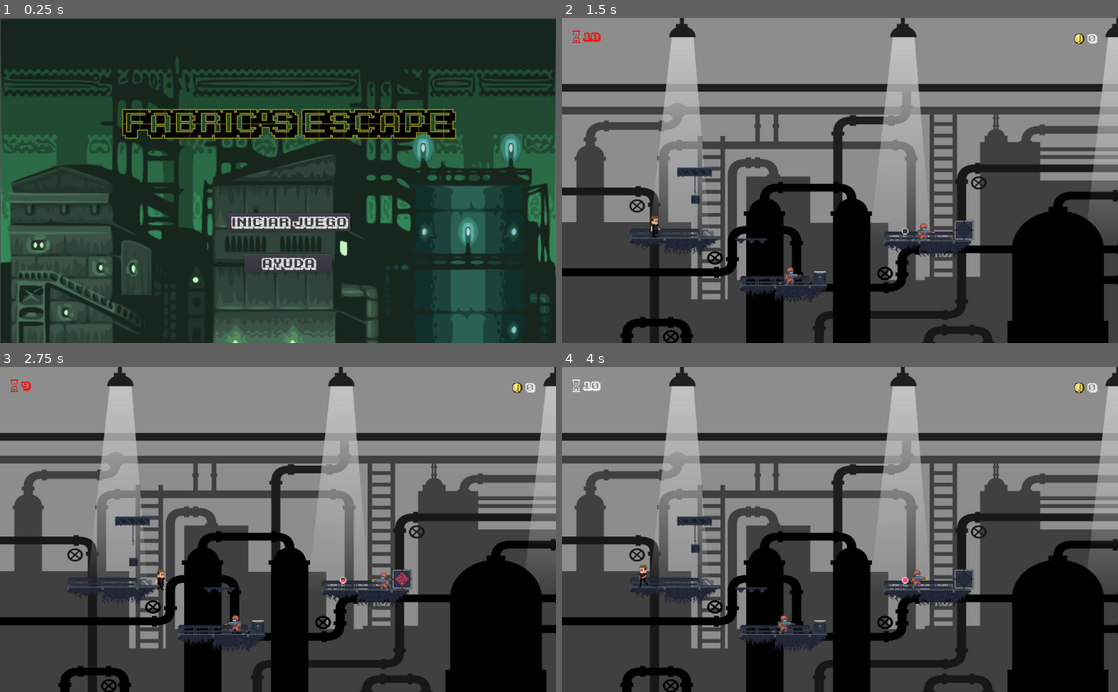
Above: before the commit, frames 1-4 (two rows, left to right).
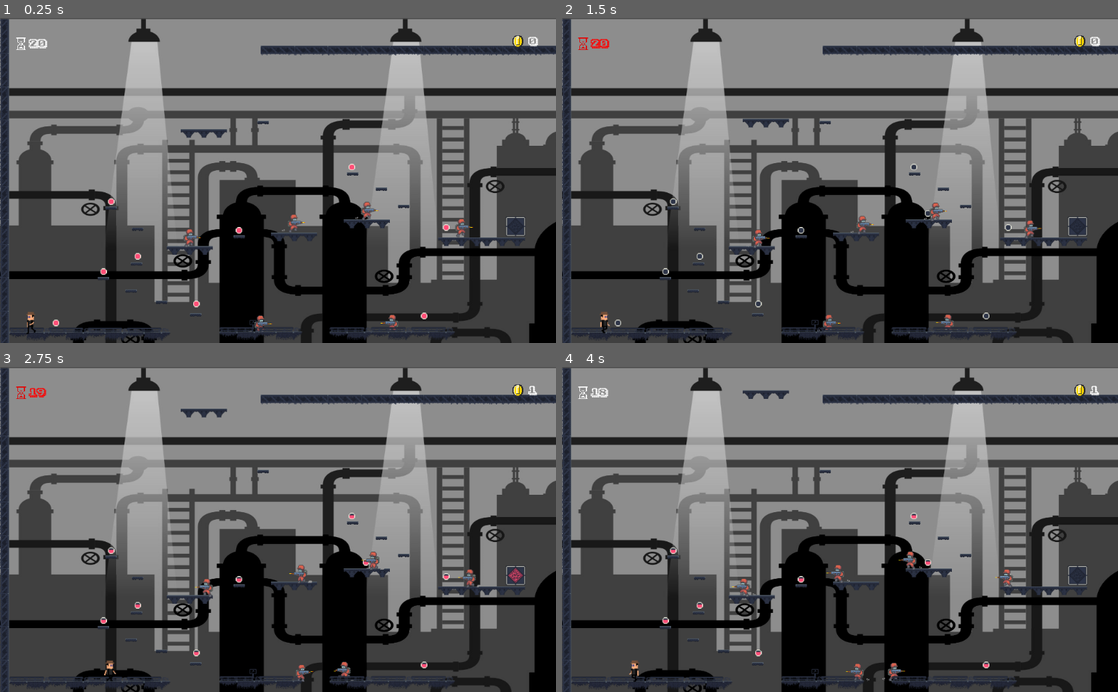
Above: after the commit, the same moments.

Repository: sennedjem/-unq-ipv-minion3
Game: Godot game, scene res://Niveles/TercerNivel.tscn
The game is run twice, just before and just after one commit, with the same random seed, the same clock (stepped at 60 frames per second) and the same inputs. Before the commit the project starts from res://Resources/EscenaInicial.tscn. Sound files missing from this copy of the repository are replaced by a short silence.
Inputs (mouse positions are in pixels of both pictures, inside the frame that each line leads up to):
- Up to frame 1 (0.25 s): no input
- Up to frame 2 (1.5 s): click (851, 222) at 0.5 s, where only the run before the commit has a clickable "Iniciar juego"; tap Enter (ui_accept) at 1.25, 1.35 s; hold Right (ui_right) from 1.28 s (still down)
- Up to frame 3 (2.75 s): keep holding Right (ui_right); tap Enter (ui_accept) at 1.52, 1.82, 2.1, 2.27, 2.57 s
- Up to frame 4 (4 s): release Right (ui_right) at 2.78 s; hold Left (ui_left) 2.78-3.5 s; tap Enter (ui_accept) at 2.85 s; click (828, 604) at 3.5 s, where only the run before the commit has a clickable "Reiniciar nivel"

The runs differ from the first frame. In frame 1, 89% of the frame differs, in the area x 0-100%, y 0-100%; in frame 2, 52%; in frame 3, 52%; in frame 4, 52%.

Commit message:
Plataforma movible y enemigos ultimo nivel

Diff:
--- a/Niveles/TercerNivel.tscn
+++ b/Niveles/TercerNivel.tscn
@@ -17,6 +17,8 @@
 [ext_resource path="res://Texturas/clock4.png" type="Texture" id=15]
 [ext_resource path="res://Texturas/coin.png" type="Texture" id=16]
 [ext_resource path="res://Texturas/output-onlinepngtools.png" type="Texture" id=17]
+[ext_resource path="res://Resources/EnemigoRojo.tscn" type="PackedScene" id=18]
+[ext_resource path="res://Resources/MovingPlatform.tscn" type="PackedScene" id=19]
 
 [sub_resource type="DynamicFontData" id=1]
 font_path = "res://fonts/font.ttf"
@@ -31,6 +33,11 @@
 [node name="Nivel 3" type="Node2D"]
 script = ExtResource( 14 )
 
+[node name="MovingPlatform" parent="." instance=ExtResource( 19 )]
+position = Vector2( 375.05, 212.952 )
+move_to = Vector2( 0, -163 )
+speed = 1.0
+
 [node name="Monedas" type="Node2D" parent="."]
 
 [node name="Coin" parent="Monedas" instance=ExtResource( 2 )]
@@ -124,6 +131,12 @@
 
 [node name="Piso" type="Node2D" parent="."]
 
+[node name="EnemigoRojo3" parent="Piso" instance=ExtResource( 18 )]
+position = Vector2( 479.488, 568.172 )
+
+[node name="EnemigoRojo5" parent="Piso" instance=ExtResource( 18 )]
+position = Vector2( 721.33, 566.721 )
+
 [node name="plataforma1" type="Sprite" parent="Piso"]
 position = Vector2( 57.3781, 579.758 )
 texture = ExtResource( 9 )
@@ -324,9 +337,9 @@
 [node name="Plataformita" type="Sprite" parent="Plataformas flotantes"]
 position = Vector2( 349.01, 429.495 )
 texture = ExtResource( 10 )
-__meta__ = {
-"_edit_group_": true
-}
+
+[node name="EnemigoRojo1" parent="Plataformas flotantes/Plataformita" instance=ExtResource( 18 )]
+position = Vector2( 0, -20.9763 )
 
 [node name="StaticBody2D" type="StaticBody2D" parent="Plataformas flotantes/Plataformita"]
 
@@ -336,9 +349,9 @@
 [node name="Plataformita2" type="Sprite" parent="Plataformas flotantes"]
 position = Vector2( 541.857, 404.489 )
 texture = ExtResource( 10 )
-__meta__ = {
-"_edit_group_": true
-}
+
+[node name="EnemigoRojo4" parent="Plataformas flotantes/Plataformita2" instance=ExtResource( 18 )]
+position = Vector2( -1.1225, -23.0105 )
 
 [node name="StaticBody2D" type="StaticBody2D" parent="Plataformas flotantes/Plataformita2"]
 
@@ -348,9 +361,9 @@
 [node name="Plataformita3" type="Sprite" parent="Plataformas flotantes"]
 position = Vector2( 675.693, 379.997 )
 texture = ExtResource( 10 )
-__meta__ = {
-"_edit_group_": true
-}
+
+[node name="EnemigoRojo2" parent="Plataformas flotantes/Plataformita3" instance=ExtResource( 18 )]
+position = Vector2( 0, -21.3268 )
 
 [node name="StaticBody2D" type="StaticBody2D" parent="Plataformas flotantes/Plataformita3"]
 
@@ -360,17 +373,19 @@
 [node name="Plataformita4" type="Sprite" parent="Plataformas flotantes"]
 position = Vector2( 849.641, 412.524 )
 texture = ExtResource( 10 )
-__meta__ = {
-"_edit_group_": true
-}
+
+[node name="EnemigoRojo6" parent="Plataformas flotantes/Plataformita4" instance=ExtResource( 18 )]
+position = Vector2( 0, -23 )
 
 [node name="StaticBody2D" type="StaticBody2D" parent="Plataformas flotantes/Plataformita4"]
 
 [node name="CollisionPolygon2D" type="CollisionPolygon2D" parent="Plataformas flotantes/Plataformita4/StaticBody2D"]
-polygon = PoolVector2Array( -41.6566, -8.07434, -42.077, -3.02896, 41.1718, -3.02896, 42.0126, -7.23343 )
+position = Vector2( 20.4558, 0 )
+scale = Vector2( 1.55748, 1 )
+polygon = PoolVector2Array( -41.6566, -8.07434, -42.077, -3.02896, -3.64099, -3.02896, 41.1718, -3.02896, 42.0126, -7.23343 )
 
 [node name="Plataformita5" type="Sprite" parent="Plataformas flotantes"]
-position = Vector2( 922.641, 412.524 )
+position = Vector2( 924.228, 412.921 )
 texture = ExtResource( 10 )
 __meta__ = {
 "_edit_group_": true
@@ -970,7 +985,7 @@
 shape = SubResource( 3 )
 
 [node name="fondonegro" type="Sprite" parent="."]
-position = Vector2( 754.838, 308.575 )
+position = Vector2( 747.087, 324.598 )
 scale = Vector2( 0.830192, 0.585923 )
 z_index = -4
 texture = ExtResource( 6 )
@@ -985,29 +1000,45 @@
 [node name="Success" type="AudioStreamPlayer2D" parent="."]
 stream = ExtResource( 8 )
 [connection signal="juego_activo" from="." to="Monedas/Coin9" method="_on_Level_juego_activo"]
+[connection signal="juego_activo" from="." to="Trampa/Caja Activa" method="_on_Level_juego_activo"]
+[connection signal="juego_activo" from="." to="Monedas/Coin10" method="_on_Level_juego_activo"]
+[connection signal="juego_activo" from="." to="Monedas/Coin8" method="_on_Level_juego_activo"]
+[connection signal="juego_activo" from="." to="Monedas/Coin6" method="_on_Level_juego_activo"]
+[connection signal="juego_activo" from="." to="Monedas/Coin7" method="_on_Level_juego_activo"]
+[connection signal="juego_activo" from="." to="MovingPlatform" method="_on_Level_juego_activo"]
+[connection signal="juego_activo" from="." to="CajaFinal" method="_on_Level_juego_activo"]
+[connection signal="juego_activo" from="." to="Piso/EnemigoRojo3" method="_on_Level_juego_activo"]
+[connection signal="juego_activo" from="." to="Plataformas flotantes/Plataformita/EnemigoRojo1" method="_on_Level_juego_activo"]
+[connection signal="juego_activo" from="." to="Piso/EnemigoRojo5" method="_on_Level_juego_activo"]
+[connection signal="juego_activo" from="." to="Plataformas flotantes/Plataformita2/EnemigoRojo4" method="_on_Level_juego_activo"]
+[connection signal="juego_activo" from="." to="Plataformas flotantes/Plataformita3/EnemigoRojo2" method="_on_Nivel_3_juego_activo"]
+[connection signal="juego_activo" from="." to="Plataformas flotantes/Plataformita3/EnemigoRojo2" method="_on_Level_juego_activo"]
+[connection signal="juego_activo" from="." to="Plataformas flotantes/Plataformita4/EnemigoRojo6" method="_on_Level_juego_activo"]
+[connection signal="juego_activo" from="." to="Monedas/Coin4" method="_on_Level_juego_activo"]
+[connection signal="juego_activo" from="." to="Monedas/Coin2" method="_on_Level_juego_activo"]
+[connection signal="juego_activo" from="." to="Monedas/Coin" method="_on_Level_juego_activo"]
 [connection signal="juego_activo" from="." to="Monedas/Coin3" method="_on_Level_juego_activo"]
-[connection signal="juego_activo" from="." to="Monedas/Coin6" method="_on_Level_juego_activo"]
-[connection signal="juego_activo" from="." to="Monedas/Coin10" method="_on_Level_juego_activo"]
-[connection signal="juego_activo" from="." to="Monedas/Coin7" method="_on_Level_juego_activo"]
-[connection signal="juego_activo" from="." to="Monedas/Coin" method="_on_Level_juego_activo"]
-[connection signal="juego_activo" from="." to="Monedas/Coin2" method="_on_Level_juego_activo"]
-[connection signal="juego_activo" from="." to="Monedas/Coin4" method="_on_Level_juego_activo"]
 [connection signal="juego_activo" from="." to="Monedas/Coin5" method="_on_Level_juego_activo"]
-[connection signal="juego_activo" from="." to="Monedas/Coin8" method="_on_Level_juego_activo"]
-[connection signal="juego_activo" from="." to="CajaFinal" method="_on_Level_juego_activo"]
-[connection signal="juego_activo" from="." to="Trampa/Caja Activa" method="_on_Level_juego_activo"]
 [connection signal="juego_frenado" from="." to="Monedas/Coin9" method="_on_Level_juego_frenado"]
+[connection signal="juego_frenado" from="." to="Trampa/Caja Activa" method="_on_Level_juego_frenado"]
+[connection signal="juego_frenado" from="." to="Monedas/Coin10" method="_on_Level_juego_frenado"]
+[connection signal="juego_frenado" from="." to="Monedas/Coin8" method="_on_Level_juego_frenado"]
+[connection signal="juego_frenado" from="." to="Monedas/Coin6" method="_on_Level_juego_frenado"]
+[connection signal="juego_frenado" from="." to="Monedas/Coin7" method="_on_Level_juego_frenado"]
+[connection signal="juego_frenado" from="." to="MovingPlatform" method="_on_Level_juego_frenado"]
+[connection signal="juego_frenado" from="." to="CajaFinal" method="_on_Level_juego_frenado"]
+[connection signal="juego_frenado" from="." to="Piso/EnemigoRojo3" method="_on_Level_juego_frenado"]
+[connection signal="juego_frenado" from="." to="Plataformas flotantes/Plataformita/EnemigoRojo1" method="_on_Level_juego_frenado"]
+[connection signal="juego_frenado" from="." to="Piso/EnemigoRojo5" method="_on_Level_juego_frenado"]
+[connection signal="juego_frenado" from="." to="Plataformas flotantes/Plataformita2/EnemigoRojo4" method="_on_Level_juego_frenado"]
+[connection signal="juego_frenado" from="." to="Plataformas flotantes/Plataformita3/EnemigoRojo2" method="_on_Level_juego_frenado"]
+[connection signal="juego_frenado" from="." to="Plataformas flotantes/Plataformita4/EnemigoRojo6" method="_on_Level_juego_frenado"]
+[connection signal="juego_frenado" from="." to="." method="_on_Level_juego_frenado"]
+[connection signal="juego_frenado" from="." to="Monedas/Coin4" method="_on_Level_juego_frenado"]
+[connection signal="juego_frenado" from="." to="Monedas/Coin2" method="_on_Level_juego_frenado"]
+[connection signal="juego_frenado" from="." to="Monedas/Coin" method="_on_Level_juego_frenado"]
 [connection signal="juego_frenado" from="." to="Monedas/Coin3" method="_on_Level_juego_frenado"]
-[connection signal="juego_frenado" from="." to="Monedas/Coin6" method="_on_Level_juego_frenado"]
-[connection signal="juego_frenado" from="." to="Monedas/Coin10" method="_on_Level_juego_frenado"]
-[connection signal="juego_frenado" from="." to="Monedas/Coin7" method="_on_Level_juego_frenado"]
-[connection signal="juego_frenado" from="." to="Monedas/Coin" method="_on_Level_juego_frenado"]
-[connection signal="juego_frenado" from="." to="Monedas/Coin2" method="_on_Level_juego_frenado"]
-[connection signal="juego_frenado" from="." to="Monedas/Coin4" method="_on_Level_juego_frenado"]
 [connection signal="juego_frenado" from="." to="Monedas/Coin5" method="_on_Level_juego_frenado"]
-[connection signal="juego_frenado" from="." to="Monedas/Coin8" method="_on_Level_juego_frenado"]
-[connection signal="juego_frenado" from="." to="CajaFinal" method="_on_Level_juego_frenado"]
-[connection signal="juego_frenado" from="." to="Trampa/Caja Activa" method="_on_Level_juego_frenado"]
 [connection signal="pj_entered" from="Monedas/Coin" to="." method="_on_Coin_pj_entered"]
 [connection signal="pj_entered" from="Monedas/Coin2" to="." method="_on_Coin_pj_entered"]
 [connection signal="pj_entered" from="Monedas/Coin3" to="." method="_on_Coin_pj_entered"]
@@ -1018,6 +1049,12 @@
 [connection signal="pj_entered" from="Monedas/Coin7" to="." method="_on_Coin_pj_entered"]
 [connection signal="pj_entered" from="Monedas/Coin8" to="." method="_on_Coin_pj_entered"]
 [connection signal="pj_entered" from="Monedas/Coin9" to="." method="_on_Coin_pj_entered"]
+[connection signal="enemigo_murio" from="Piso/EnemigoRojo3" to="." method="_on_enemigo_murio"]
+[connection signal="enemigo_murio" from="Piso/EnemigoRojo5" to="." method="_on_enemigo_murio"]
+[connection signal="enemigo_murio" from="Plataformas flotantes/Plataformita/EnemigoRojo1" to="." method="_on_enemigo_murio"]
+[connection signal="enemigo_murio" from="Plataformas flotantes/Plataformita2/EnemigoRojo4" to="." method="_on_enemigo_murio"]
+[connection signal="enemigo_murio" from="Plataformas flotantes/Plataformita3/EnemigoRojo2" to="." method="_on_enemigo_murio"]
+[connection signal="enemigo_murio" from="Plataformas flotantes/Plataformita4/EnemigoRojo6" to="." method="_on_enemigo_murio"]
 [connection signal="personaje_entro" from="Trampa/Caja Activa" to="." method="_on_Caja_Activa_personaje_entro"]
 [connection signal="personaje_salio" from="Trampa/Caja Activa" to="." method="_on_Caja_Activa_personaje_salio"]
 [connection signal="personaje_entro" from="CajaFinal" to="." method="_on_CajaFinal_personaje_entro"]
--- a/Scripts/TercerNivel.gd
+++ b/Scripts/TercerNivel.gd
@@ -8,11 +8,35 @@
 signal juego_frenado()
 signal juego_activo()
 
+var enemigos = {}
+
 func _ready():
 	$"Trampa/Caja Activa/AnimatedSprite".play("fin")
 	$PersonajeJugable/Camera2D.limit_right = 1436
 	$MusicaFondo.play()
 	$"Top Line/Time".text = str(seconds)
+
+	enemigos = {
+			"EnemigoRojo1" : $"Plataformas flotantes/Plataformita/EnemigoRojo1",
+			"EnemigoRojo2" : $"Plataformas flotantes/Plataformita3/EnemigoRojo2",
+			"EnemigoRojo3" : $Piso/EnemigoRojo3,
+			"EnemigoRojo4" : $"Plataformas flotantes/Plataformita2/EnemigoRojo4",
+			"EnemigoRojo5" : $Piso/EnemigoRojo5,
+			"EnemigoRojo6" : $"Plataformas flotantes/Plataformita4/EnemigoRojo6"
+		}
+
+	$"Plataformas flotantes/Plataformita/EnemigoRojo1".left_top_distance = -40
+	$"Plataformas flotantes/Plataformita/EnemigoRojo1".right_top_distance = 43
+	$"Plataformas flotantes/Plataformita2/EnemigoRojo4".right_top_distance = 42
+	$"Plataformas flotantes/Plataformita2/EnemigoRojo4".left_top_distance = -44
+	$"Plataformas flotantes/Plataformita3/EnemigoRojo2".right_top_distance = 40
+	$"Plataformas flotantes/Plataformita3/EnemigoRojo2".left_top_distance = -40
+	$"Plataformas flotantes/Plataformita4/EnemigoRojo6".right_top_distance = 50
+	$"Plataformas flotantes/Plataformita4/EnemigoRojo6".left_top_distance = -40
+	$Piso/EnemigoRojo3.left_top_distance = 405
+	$Piso/EnemigoRojo3.right_top_distance = 555
+	$Piso/EnemigoRojo5.left_top_distance = 612
+	$Piso/EnemigoRojo5.right_top_distance = 834
 
 func _frenar_juego():
 	emit_signal("juego_frenado")
@@ -30,6 +54,7 @@
 		$Timer.start()
 
 func _process(delta):
+	set_position_to_enemies()
 	if (coins == 10):
 		puede_avanzar = true
 		$CajaFinal/AnimatedSprite.play("fin")
@@ -74,7 +99,6 @@
 func check_ending():
 	if(puede_avanzar):
 		if(esta_en_final && Input.is_action_just_pressed('ui_accept')):
-			print("Hola")
 			get_tree().change_scene("res://Resources/JuegoFinalizado.tscn")
 
 func _on_Caja_Activa_personaje_entro():
@@ -85,3 +109,11 @@
 
 func _on_MusicaFondo_finished():
 	$MusicaFondo.play()
+
+
+func _on_enemigo_murio(body):
+	enemigos.erase(body.name)
+
+func set_position_to_enemies():
+	for enemigo in enemigos.values():
+		enemigo.personajeJugablePosition = $PersonajeJugable.global_position
--- a/project.godot
+++ b/project.godot
@@ -16,7 +16,7 @@
 [application]
 
 config/name="Unq-ipv-minion 3"
-run/main_scene="res://Resources/EscenaInicial.tscn"
+run/main_scene="res://Niveles/TercerNivel.tscn"
 config/icon="res://icon.png"
 
 [autoload]
Not shown: 1 places in Niveles/TercerNivel.tscn that only renumber resources
